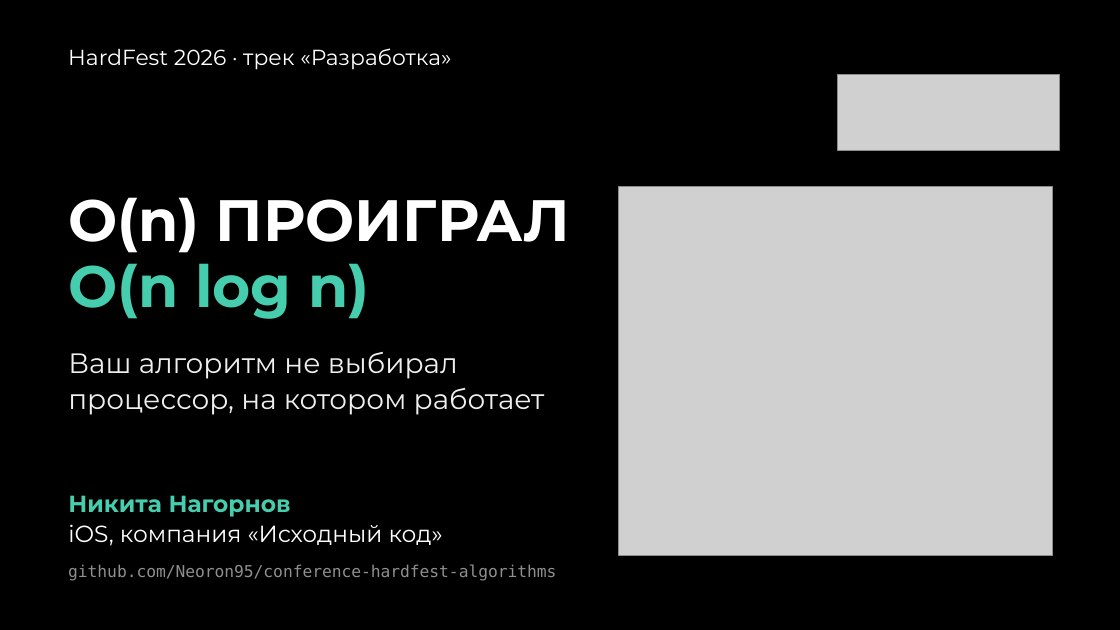
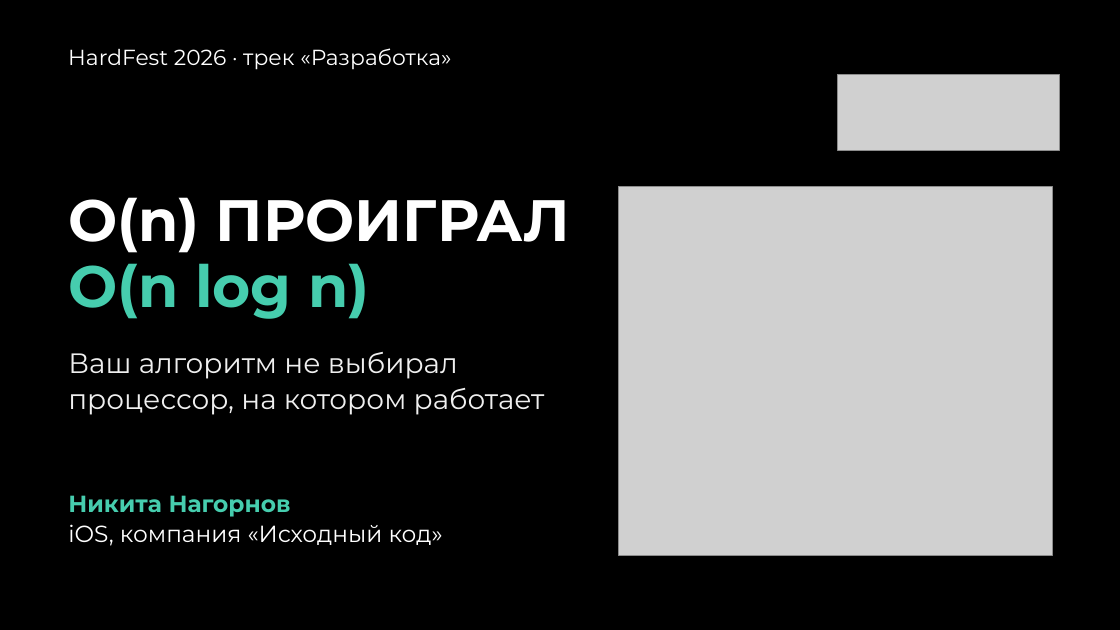
Before and after one commit to Neoron95/conference-hardfest-algorithms, a slide deck: slide 1 of prep/deck/hardfest2026_deck.pptx. Drawn at 1120x630 pixels with LibreOffice and Linux fonts; fonts in the diff are those of the drawing; grey boxes stand for pictures. Boxes give left, top, right and bottom in pixels: in the first picture for what was removed or moved away, otherwise in the second. Text is boxed around its words. In the diff, an @@ line names an element or a change of style, - is before the commit and + after.

```diff
--- a/prep/deck/hardfest2026_deck.pptx
+++ b/prep/deck/hardfest2026_deck.pptx
@@ text removed at [68,564,556,581] @@
-github.com/Neoron95/conference-hardfest-algorithms
```
Also in this commit, not shown: 2 other slides changed, 3 other files.
